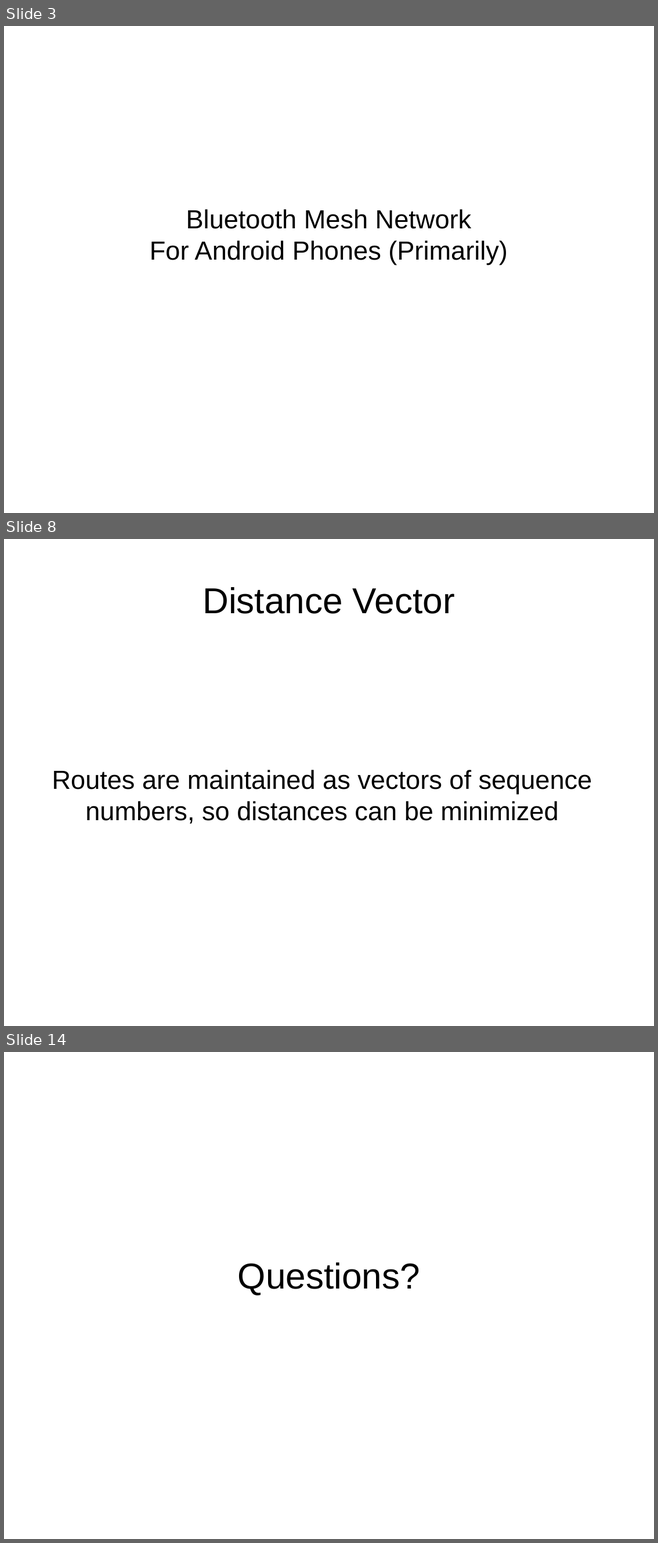
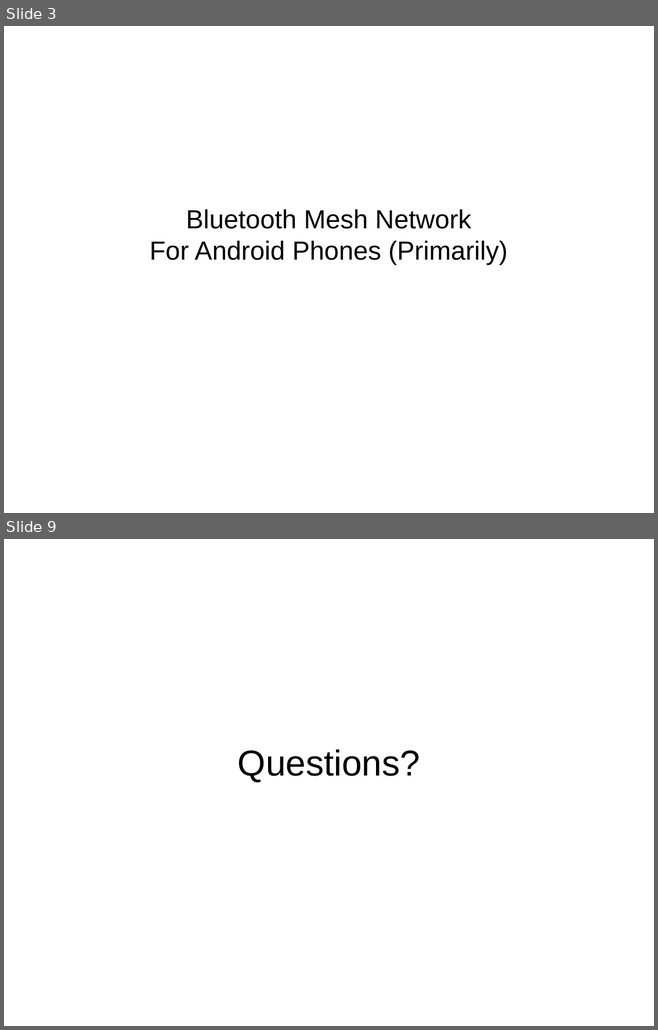
Before and after one commit to schnej7/Blue-Mesh, a slide deck: Presentations/RCOS_Presentation_2-5-2013.odp. Shown one above the other, each under a label of ours: slides 3, 8 and 14 before the commit, slides 3 and 9 after it; the slides between them are not shown. The pictures are 658x1543 and 658x1030 pixels, drawn with LibreOffice and Linux fonts; fonts in the diff are those of the drawing. Boxes give left, top, right and bottom in pixels: in the first picture for what was removed or moved away, otherwise in the second. Text is boxed around its words. In the diff, an @@ line names an element or a change of style, - is before the commit and + after.

```diff
--- a/Presentations/RCOS_Presentation_2-5-2013.odp
+++ b/Presentations/RCOS_Presentation_2-5-2013.odp
@@ slide 8 removed at (4,539,654,1026), background #FFFFFF @@
@@ title removed at (202,587,455,614) @@
-Distance Vector
@@ subtitle removed at (52,770,592,824) @@
-Routes are maintained as vectors of sequence numbers, so distances can be minimized
@@ what was slide 14 is now slide 9 @@
```
Also in this commit, not shown: 5 slides added, 9 other slides removed.
